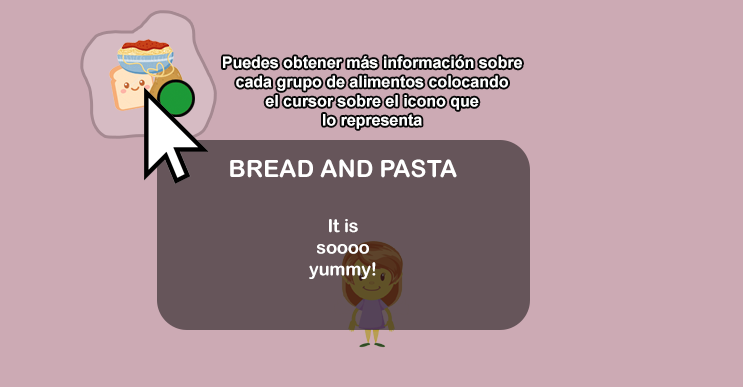
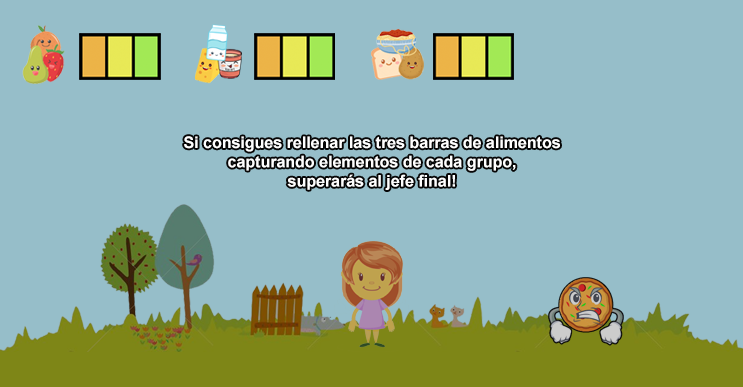
Layered file, before and after one edit (743px x 387px). Changes by layer:
added group "Group 12" with 14 layers above "Group 11" over 0, 0, 743, 387
added group "Group 13" with 2 layers in group "Group 12" over 371, 29, 514, 80
added layer "Layer 46 copy 2" in group "Group 13" over 433, 33, 514, 80
added layer "Layer 43" in group "Group 13" over 371, 29, 424, 80
added group "Group 14" with 2 layers in group "Group 12" over 195, 24, 335, 84
added layer "Layer 46" in group "Group 14" over 254, 33, 335, 80
added layer "Layer 44" in group "Group 14" over 195, 24, 242, 84
added group "Group 15" with 2 layers in group "Group 12" over 22, 25, 161, 84
added layer "Layer 46 copy" in group "Group 15" over 79, 33, 161, 80
added layer "Layer 45" in group "Group 15" over 22, 25, 65, 84
added layer "Si consigues rellenar las tres barras de alimentos capturando e" in group "Group 12" over 184, 136, 560, 190
added layer "Layer 6 copy" (1st of 11, in "Group 12") (20%) in group "Group 12" over 0, 0, 743, 387
added layer "Layer 42" (1st of 2, in "Group 12") in group "Group 12" over 548, 277, 624, 346
added layer "Layer 5" (1st of 12, in "Group 12") in group "Group 12" over 334, 241, 409, 352
added layer "Layer 3 copy 5" (1st of 3, in "Group 12") in group "Group 12" over 0, 0, 743, 387
added group "Group 11" with 5 layers above "Group 10" over 0, 0, 743, 387
added layer "Layer 42" (2nd of 2, in "Group 11") in group "Group 11" over 548, 277, 624, 346
added layer "Una vez completes cuatro semanas, te enfrentarás al jefe final!" in group "Group 11" over 235, 56, 509, 168
added layer "Layer 6 copy" (2nd of 11, in "Group 11") (20%) in group "Group 11" over 0, 0, 743, 387
added layer "Layer 5" (2nd of 12, in "Group 11") in group "Group 11" over 334, 241, 409, 352
added layer "Layer 3 copy 5" (2nd of 3, in "Group 11") in group "Group 11" over 0, 0, 743, 387
